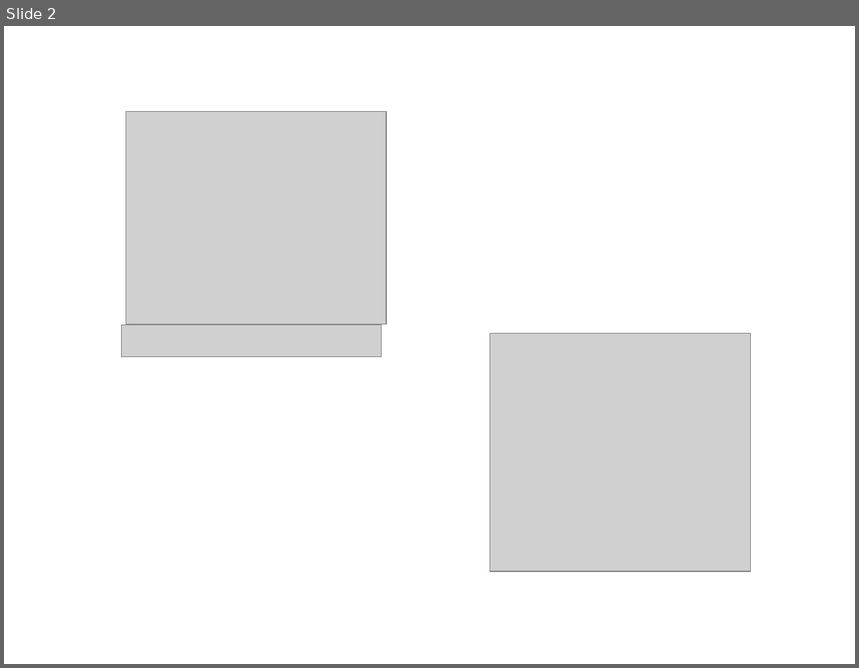
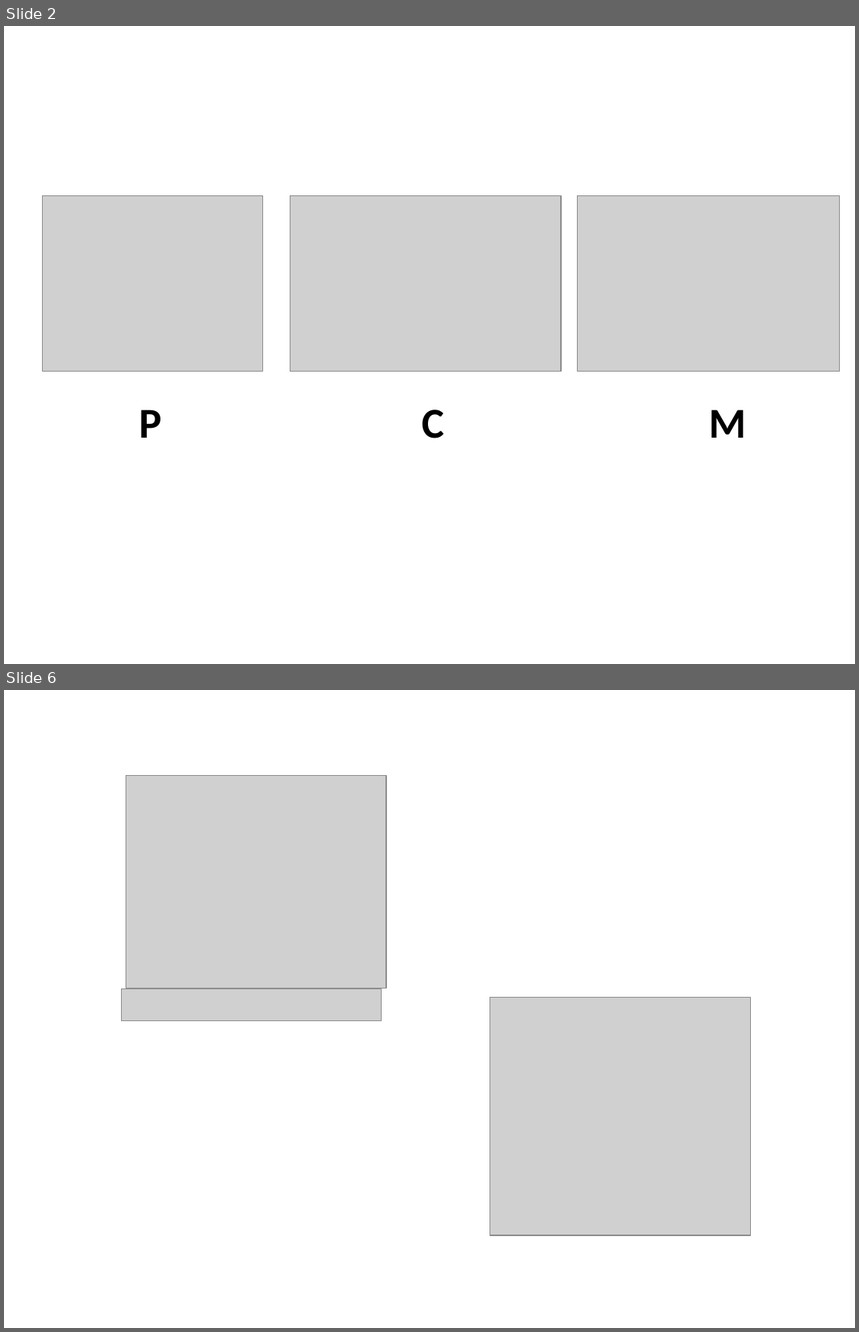
Before and after one commit to sckott/talks, a slide deck: ucalgarytalk/assets/Presentation2.pptx. Shown one above the other, each under a label of ours: slide 2 before the commit, slides 2 and 6 after it; the slides between them are not shown. The pictures are 859x668 and 859x1332 pixels, drawn with LibreOffice and Linux fonts; fonts in the diff are those of the drawing; grey boxes stand for pictures. Boxes give left, top, right and bottom in pixels: in the first picture for what was removed or moved away, otherwise in the second. Text is boxed around its words. In the diff, an @@ line names an element or a change of style, - is before the commit and + after.

```diff
--- a/ucalgarytalk/assets/Presentation2.pptx
+++ b/ucalgarytalk/assets/Presentation2.pptx
@@ slide 2 added at (4,26,855,664), background #FFFFFF @@
@@ picture added at (42,196,262,373) @@
@@ picture added at (291,196,562,373) @@
@@ picture added at (578,196,840,373) @@
@@ text added at (139,410,162,438), 36 pt, text #000000, bold @@
+P
@@ text added at (422,410,445,439), 36 pt, text #000000, bold @@
+C
@@ text added at (709,410,747,438), 36 pt, text #000000, bold @@
+M
@@ what was slide 2 is now slide 6 @@
```
Also in this commit, not shown: 3 other slides added, 5 other files.
